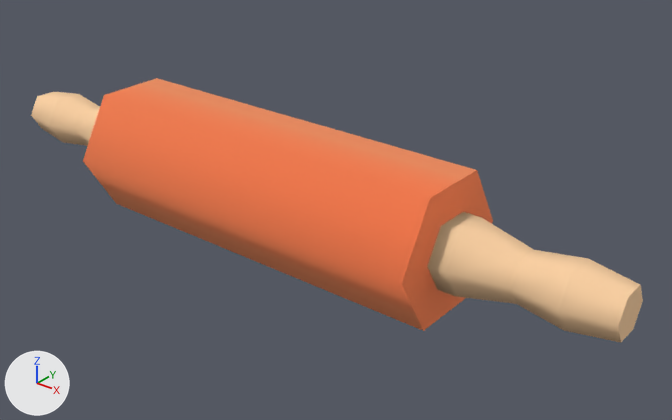
Renders of the glTF model public/assets/models/food/rollingPin.GLB from each side of a commit.
Rendered twice from a 50 mm camera at (0.632, -0.682, 0.424) aimed at (0.059, 0.035, -0.021). The lights are fixed; the arrows at lower left show +X, +Y and +Z.

The older version as bpy lines, for what is in view:
```python
me_mesh_rollingpin_001 = bpy.data.meshes.new('Mesh rollingPin.001')
me_mesh_rollingpin_001.from_pydata(...)  # 72 vertices, 140 faces; spans x -0.407..0.407, y -0.081..0.081, z -0.07..0.07
# faces by material slot: [104, 36]
me_mesh_rollingpin_001.materials.append(mat_brownlight_173)  # beige #fdd2a3
me_mesh_rollingpin_001.materials.append(mat_brown_129)  # orange #ffaf7e
ob_rollingpin = bpy.data.objects.new('rollingPin', me_mesh_rollingpin_001)
ob_rollingpin.location = (0.0, 0.0, 0.0)
```
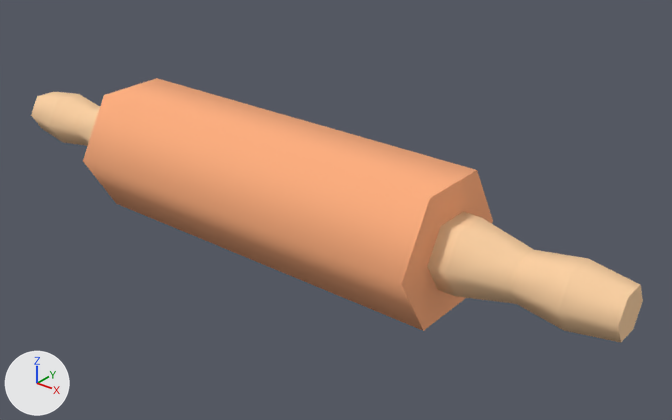
Boxes (x1, y1, x2, y2) around the edits, measured in the pictures (672 x 420 px):
'rollingPin', recoloured
    both: (83, 78, 493, 331)

Patch to the scene script:
```diff
--- a/public/assets/models/food/rollingPin.GLB.py
+++ b/public/assets/models/food/rollingPin.GLB.py
@@ mat_brown_179 @@
+mat_brown_179 = principled_material('brown.179')
+mat_brown_179.base_color = (1.0, 0.43, 0.21)  # orange #ffaf7e
+mat_brown_179.roughness = 1.0
@@ me_mesh_rollingpin_001 @@
 me_mesh_rollingpin_001.from_pydata(...)  # 72 vertices, 140 faces; spans x -0.407..0.407, y -0.081..0.081, z -0.07..0.07
 me_mesh_rollingpin_001.materials.append(mat_brownlight_173)
-me_mesh_rollingpin_001.materials.append(mat_brown_129)  # orange #ffaf7e
+me_mesh_rollingpin_001.materials.append(mat_brown_179)  # orange #ffaf7e
```
